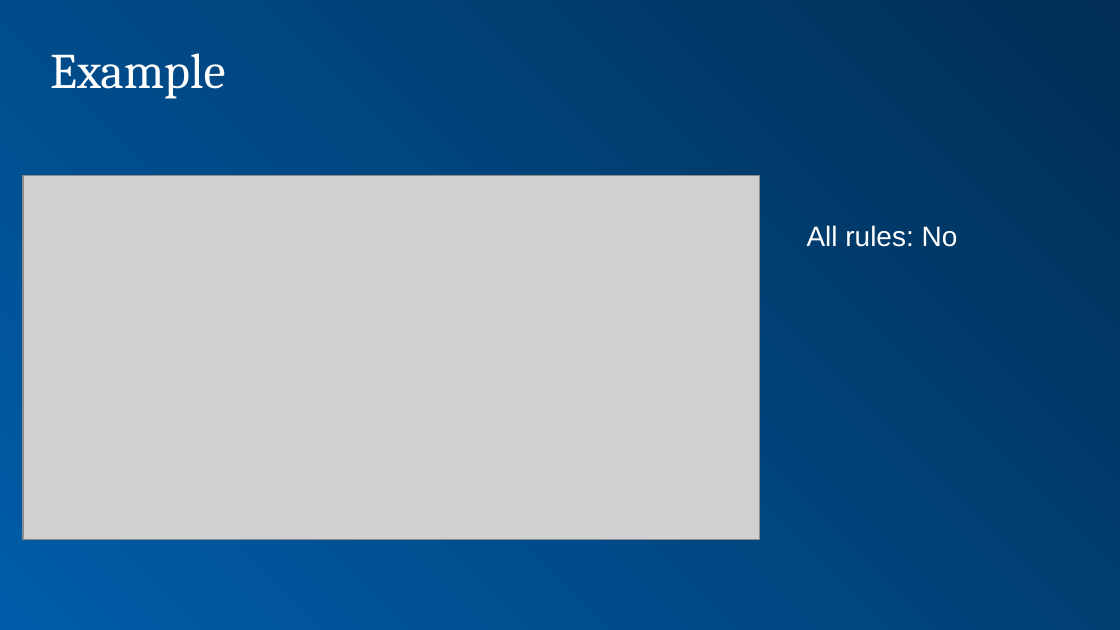
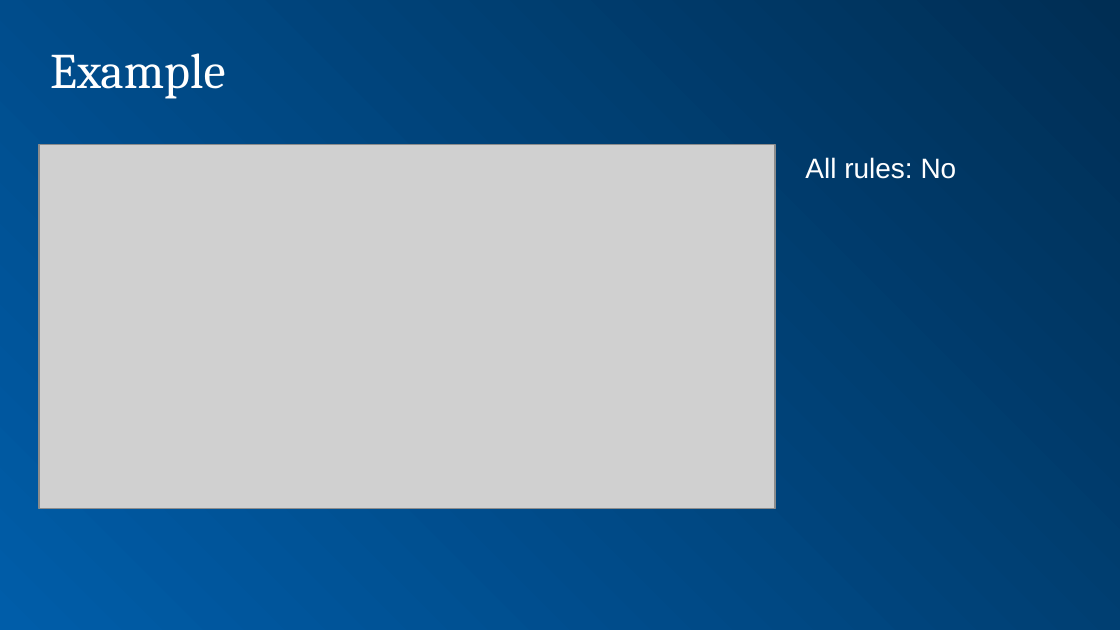
Before and after one commit to bdelahoussaye/Quantifying_case8, a slide deck: slide 18 of Week 4-2018.pptx. Drawn at 1120x630 pixels with LibreOffice and Linux fonts; fonts in the diff are those of the drawing; grey boxes stand for pictures; background and template pictures are left out. Boxes give left, top, right and bottom in pixels: in the first picture for what was removed or moved away, otherwise in the second. Text is boxed around its words. In the diff, an @@ line names an element or a change of style, - is before the commit and + after.

```diff
--- a/Week 4-2018.pptx
+++ b/Week 4-2018.pptx
@@ picture: place and size @@
-picture at (24, 176, 759, 540)
+picture at (39, 144, 775, 508)
@@ text "All rules: No": place and size @@
-text "All rules: No" at (807, 225, 958, 247)
+text "All rules: No" at (805, 157, 957, 179)
```
Also in this commit, not shown: 9 other slides changed, 1 other file.
